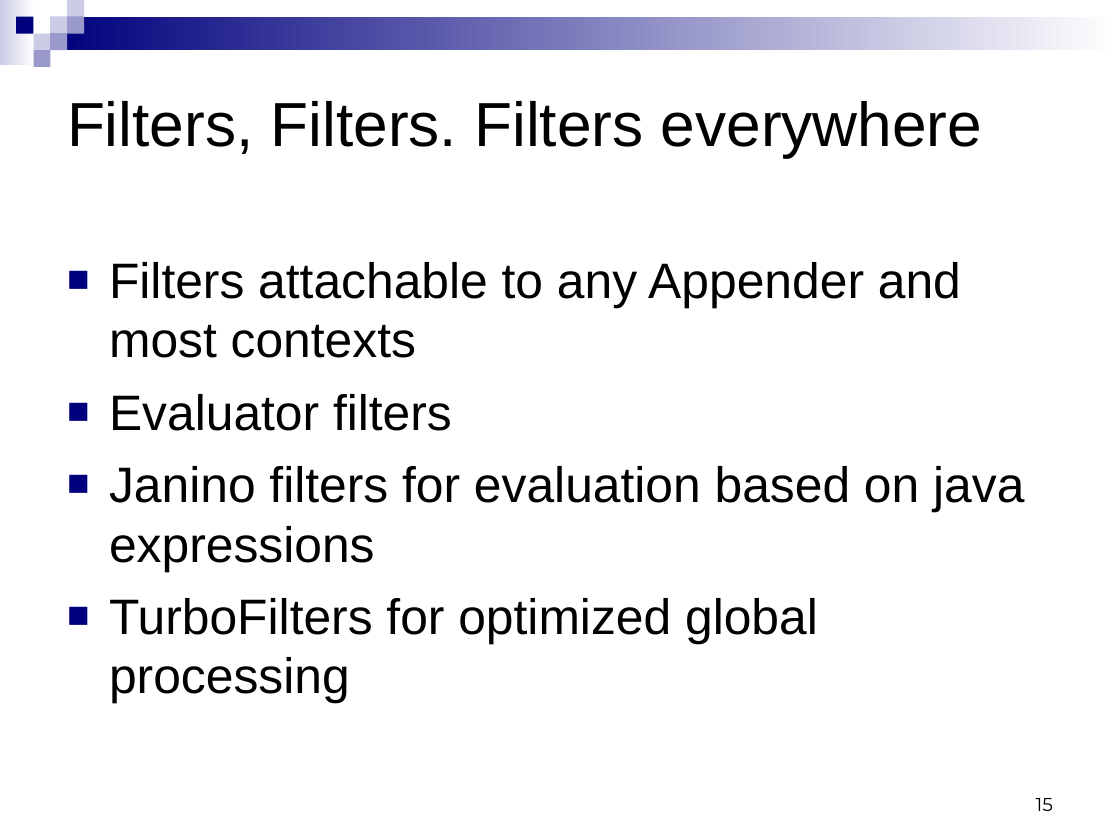
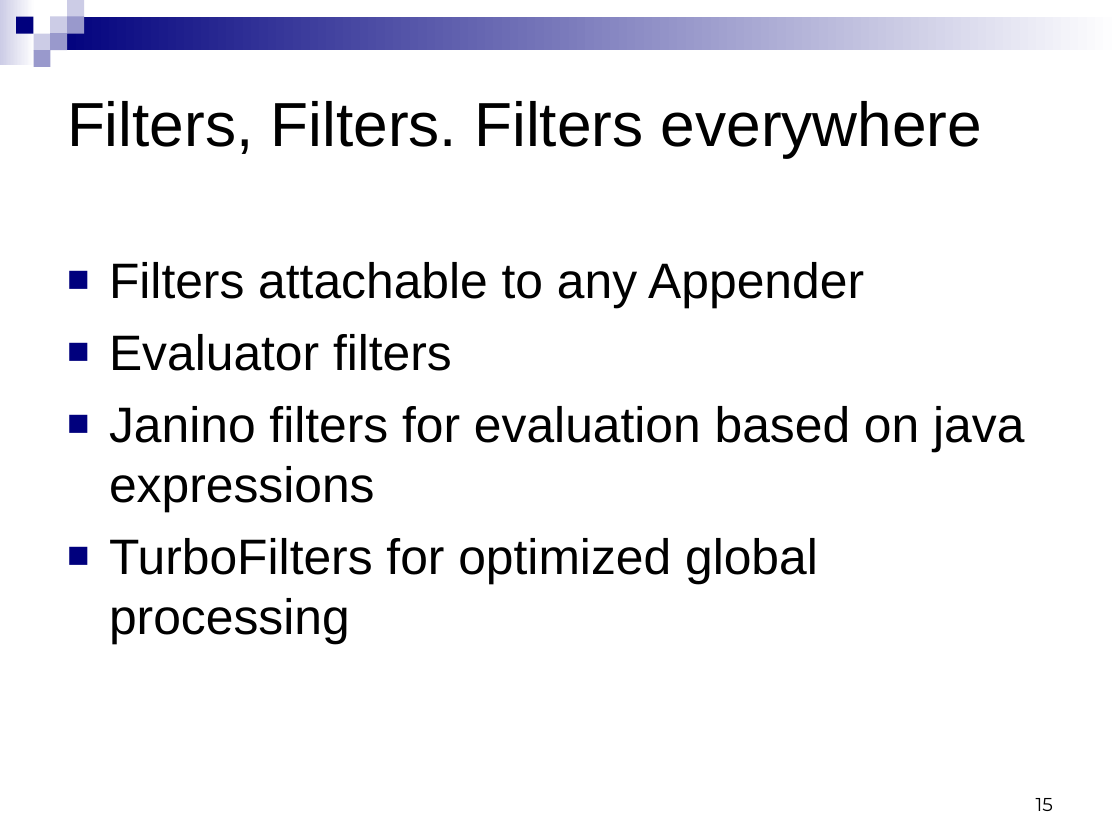
Before and after one commit to qos-ch/logback, a slide deck: slide 15 of logback-site/src/site/resources/logback.ppt. Drawn at 1120x840 pixels with LibreOffice and Linux fonts; fonts in the diff are those of the drawing. Boxes give left, top, right and bottom in pixels: in the first picture for what was removed or moved away, otherwise in the second. Text is boxed around its words. In the diff, an @@ line names an element or a change of style, - is before the commit and + after.

```diff
--- a/logback-site/src/site/resources/logback.ppt
+++ b/logback-site/src/site/resources/logback.ppt
@@ text at (109, 262, 864, 308): text changed @@
-■ Filters attachable to any Appender and most contexts
+■ Filters attachable to any Appender
```
Also in this commit, not shown: 4 other slides changed, 40 other files.
